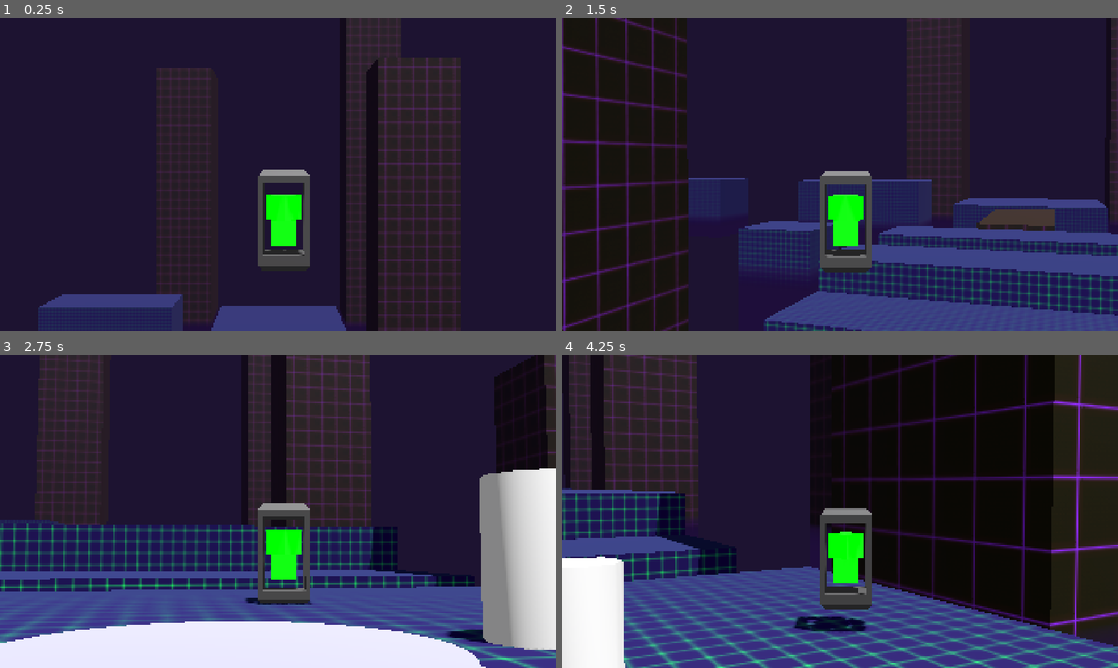
Above: before the commit, frames 1-4 (two rows, left to right).
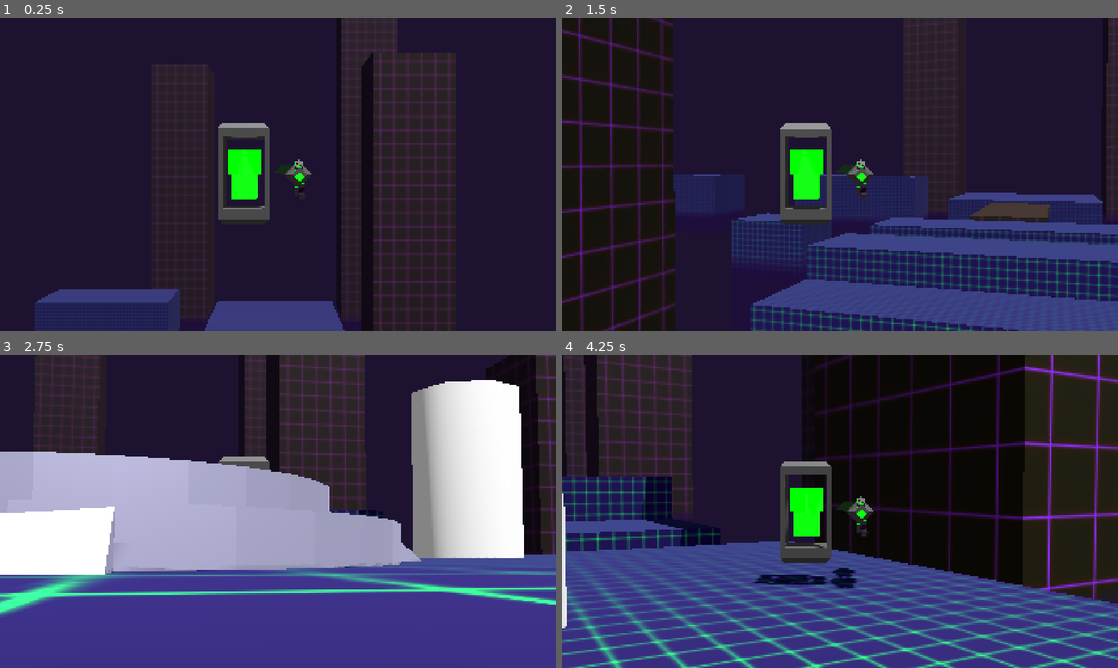
Above: after the commit, the same moments.

Repository: cursedeclise/nefarious-feline-game
Game: Godot game, scene res://levels/tutorial.tscn
Same seed, same stepped clock (60 frames per second), same inputs: the game is played once before the commit and once after it.
Inputs (mouse positions are in pixels of both pictures, inside the frame that each line leads up to):
- Up to frame 1 (0.25 s): no input
- Up to frame 2 (1.5 s): tap Enter (ui_accept) at 0.5, 0.77 s; move the mouse to (867, 174) at 0.52 s; hold Right mouse button (bigshoot) 0.53-1.28 s; move the mouse to (812, 174) at 1.27 s; tap S (moveB) at 1.35 s
- Up to frame 3 (2.75 s): tap Enter (ui_accept) at 1.52 s; move the mouse to (289, 505) at 2.02 s; hold W (moveF) from 2.03 s (still down)
- Up to frame 4 (4.25 s): move the mouse to (834, 517) at 2.77 s; release W (moveF) at 2.78 s; tap A (moveL) at 2.85 s; tap Enter (ui_accept) at 3.02, 3.77 s; move the mouse to (878, 514) at 3.52 s; hold D (moveR) from 3.53 s (still down)

The runs differ from the first frame. In frame 1, 10% of the frame differs, in the area x 6-83%, y 0-100%; in frame 2, 28%; in frame 3, 65%, in the area x 0-100%, y 0-100%; in frame 4, 42%.
Error in both runs: Cannot call method 'instantiate' on a null value. (res://Scenes/wand.gd:42)

Commit message:
edited player scene to have gun

Diff:
--- a/Scenes/player_3d.tscn
+++ b/Scenes/player_3d.tscn
@@ -2,6 +2,7 @@
 
 [ext_resource type="Script" uid="uid://bcxue54467rqp" path="res://player_3d_experimental.gd" id="1_qu5ip"]
 [ext_resource type="PackedScene" uid="uid://cwws4dah8im47" path="res://Scenes/wand.tscn" id="3_duieb"]
+[ext_resource type="PackedScene" uid="uid://bjf5grrkx571s" path="res://assets/Models/PlasmaBolter.glb" id="3_exd6r"]
 [ext_resource type="PackedScene" uid="uid://b2bxc4kc7si3f" path="res://assets/Models/Battery.glb" id="4_24v58"]
 [ext_resource type="Script" uid="uid://ikaty2xb1dur" path="res://Scripts/Hurtbox_3d.gd" id="4_qu5ip"]
 
@@ -16,9 +17,6 @@
 CAMERA_CONTROLLER = NodePath("CameraAnchor")
 MOUSE_SENSITIVITY = 0.22
 
-[node name="Wand" parent="." unique_id=1502871393 instance=ExtResource("3_duieb")]
-transform = Transform3D(1, 0, 0, 0, 1, 0, 0, 0, 1, 0, 0.4, -0.6)
-
 [node name="coyotetimer" type="Timer" parent="." unique_id=524001425]
 unique_name_in_owner = true
 wait_time = 0.3
@@ -29,13 +27,19 @@
 shape = SubResource("CylinderShape3D_obgk2")
 
 [node name="CameraAnchor" type="Camera3D" parent="." unique_id=1471766591]
-transform = Transform3D(1, 0, 0, 0, 0.9659259, 0.25881907, 0, -0.25881907, 0.9659258, -0.09840703, 1.5, -0.41085958)
+transform = Transform3D(1, 0, 0, 0, 0.9659259, 0.25881907, 0, -0.25881907, 0.9659258, 0.5453982, 0.75, -0.411)
 
 [node name="Camera3D" type="Camera3D" parent="CameraAnchor" unique_id=1238848971]
 unique_name_in_owner = true
 transform = Transform3D(1, 0, 0, 0, 1.0000001, 0, 0, 0, 1.0000001, 0, 0, 10)
 current = true
 fov = 30.0
+
+[node name="PlasmaBolter" parent="CameraAnchor" unique_id=1746489572 instance=ExtResource("3_exd6r")]
+transform = Transform3D(0.15, 0, 0, 0, 0.15, 0, 0, 0, 0.15, 0.32684684, 1.7881394e-08, -0.4784513)
+
+[node name="Wand" parent="CameraAnchor/PlasmaBolter" unique_id=1502871393 instance=ExtResource("3_duieb")]
+transform = Transform3D(6.6666665, 0, 0, 0, 6.666666, 0, 0, 0, 6.666666, -0.051926613, -0.03659433, -2.2732527)
 
 [node name="Hurtbox3D" type="Area3D" parent="." unique_id=589406356]
 script = ExtResource("4_qu5ip")
